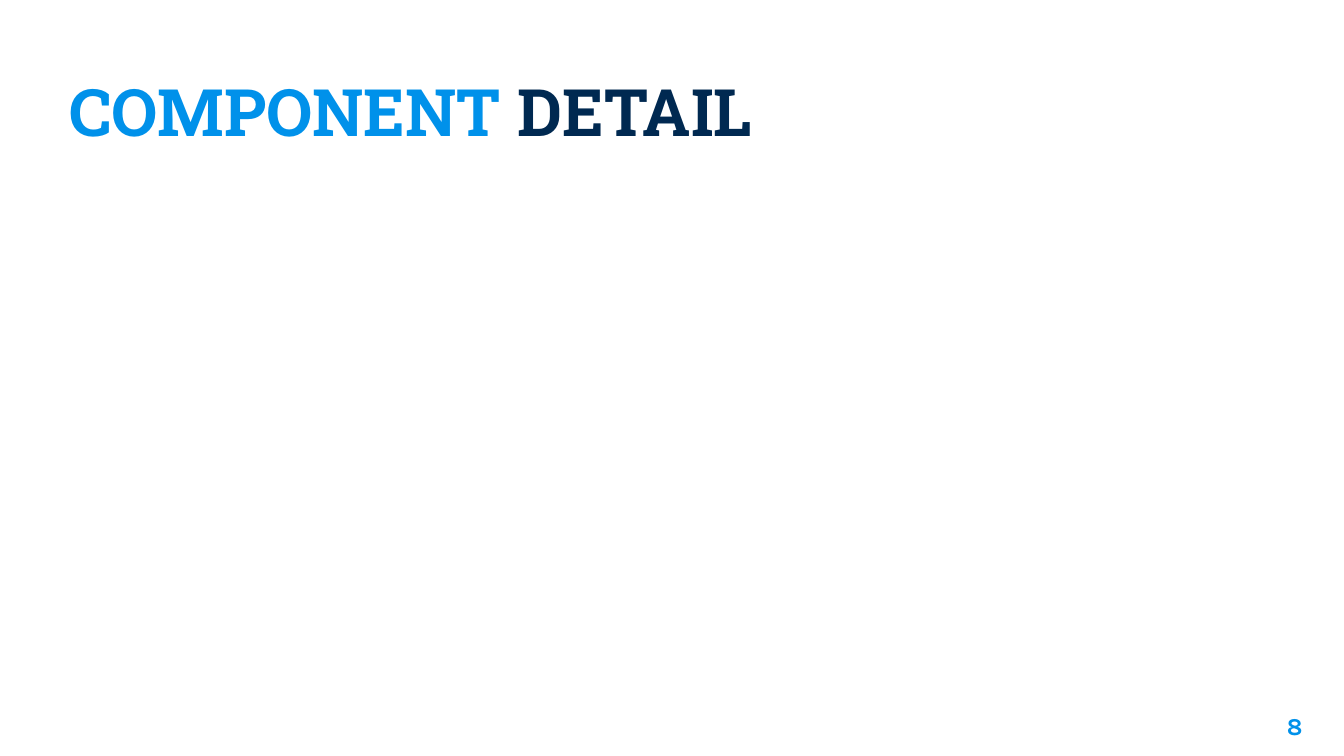
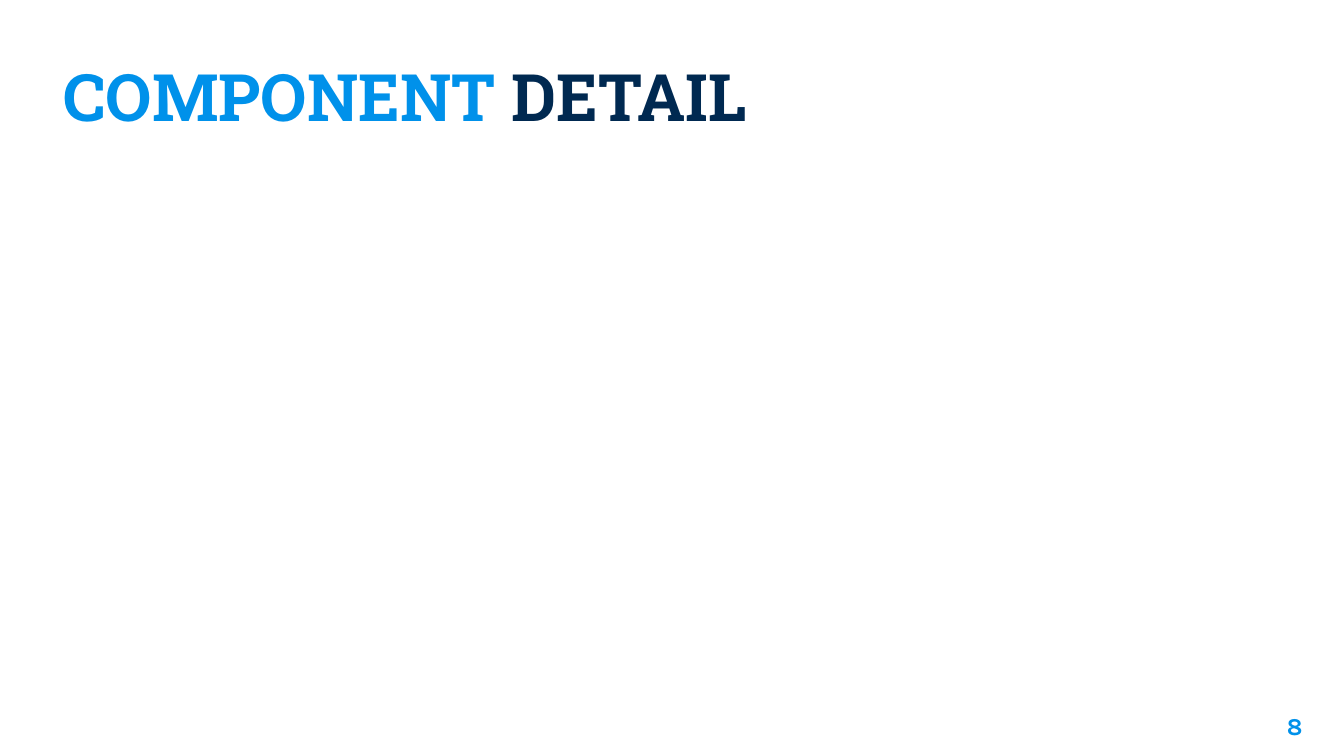
Before and after one commit to cs-Guy/AIProject, a slide deck: slide 8 of THSL ALPHA 1.0/present-to-mor.pptx. Drawn at 1344x756 pixels with LibreOffice and Linux fonts; fonts in the diff are those of the drawing; background and template pictures are left out. Boxes give left, top, right and bottom in pixels: in the first picture for what was removed or moved away, otherwise in the second. Text is boxed around its words. In the diff, an @@ line names an element or a change of style, - is before the commit and + after.

```diff
--- a/THSL ALPHA 1.0/present-to-mor.pptx
+++ b/THSL ALPHA 1.0/present-to-mor.pptx
@@ text "COMPONENT DETAIL": place and size @@
-text "COMPONENT DETAIL" at [69, 89, 752, 137]
+text "COMPONENT DETAIL" at [64, 74, 747, 122]
```
Also in this commit, not shown: 3 other slides changed.
